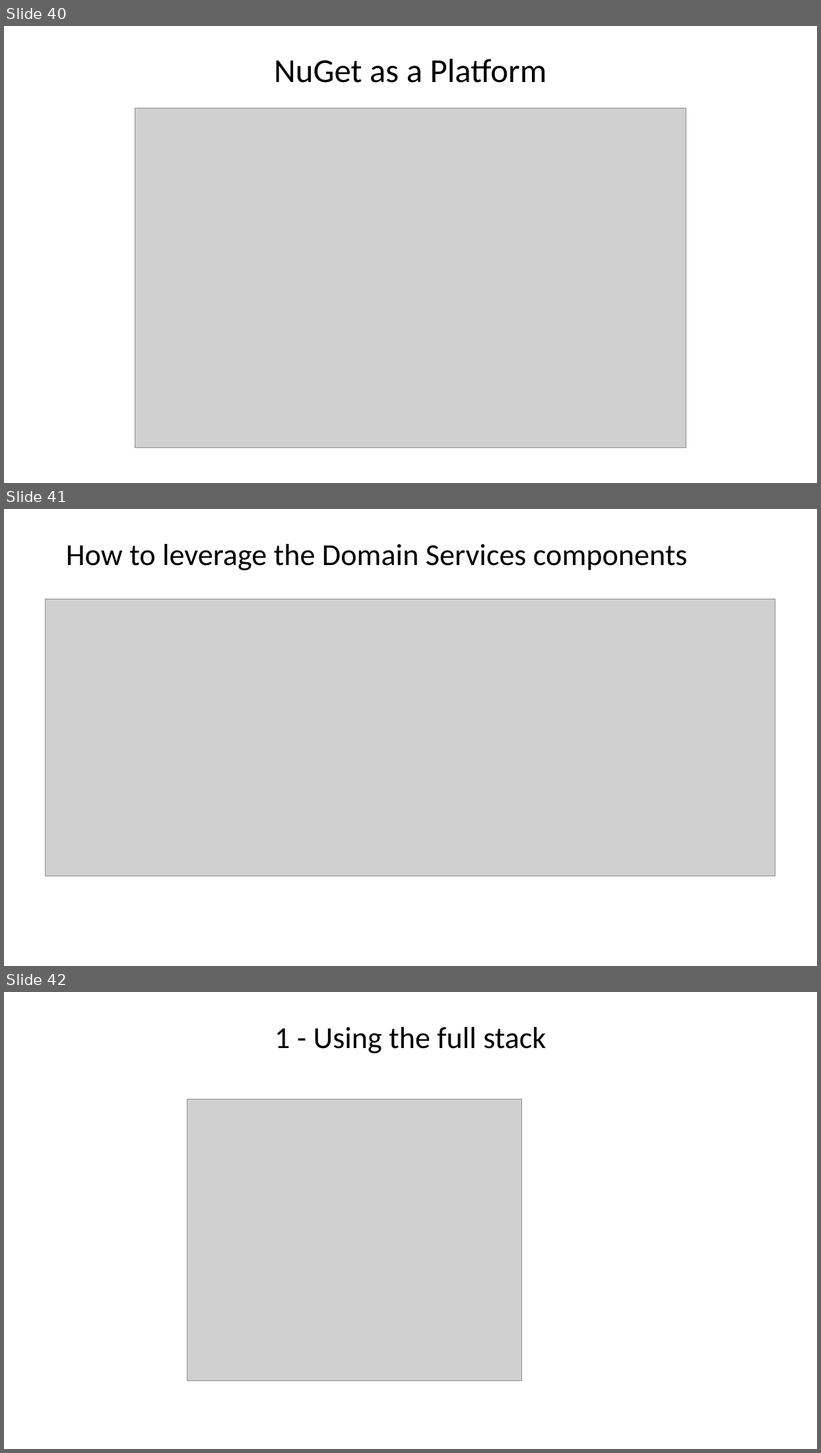
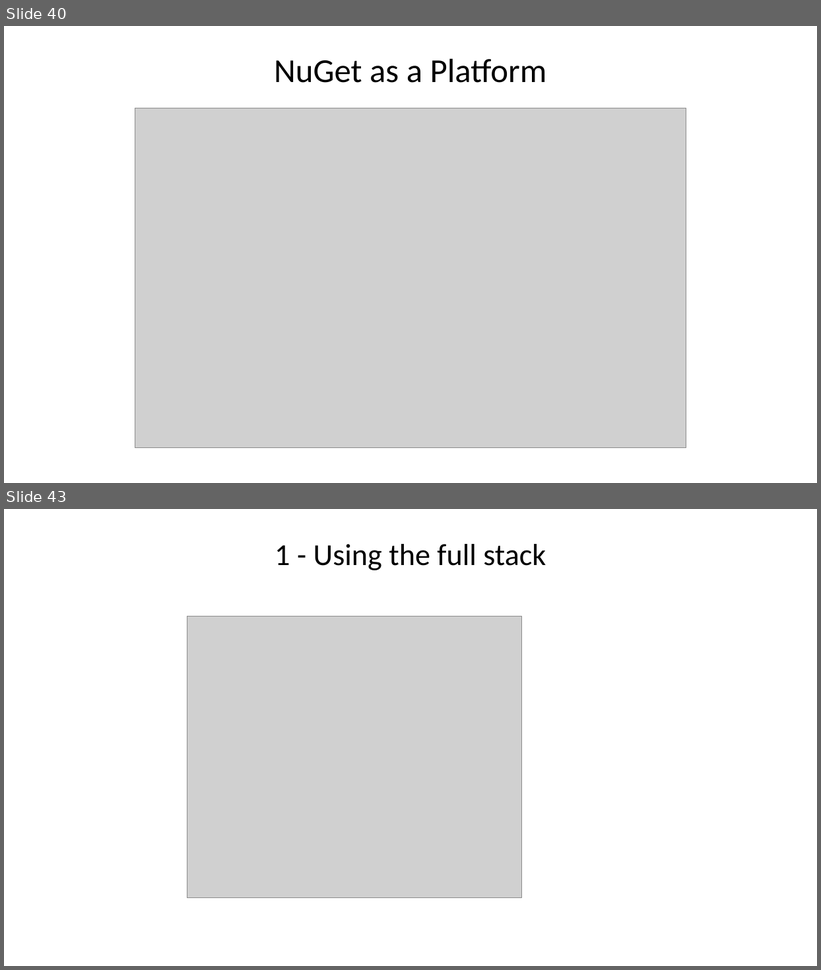
Before and after one commit to DHI/DomainServicesCourse, a slide deck: Presentations/DS-course-1-introduction.pptx. Shown one above the other, each under a label of ours: slides 40, 41 and 42 before the commit, slides 40 and 43 after it; the slides between them are not shown. The pictures are 821x1453 and 821x970 pixels, drawn with LibreOffice and Linux fonts; fonts in the diff are those of the drawing; grey boxes stand for pictures. Boxes give left, top, right and bottom in pixels: in the first picture for what was removed or moved away, otherwise in the second. Text is boxed around its words. In the diff, an @@ line names an element or a change of style, - is before the commit and + after.

```diff
--- a/Presentations/DS-course-1-introduction.pptx
+++ b/Presentations/DS-course-1-introduction.pptx
@@ slide 41 removed at bbox=[4, 509, 817, 966], background #FFFFFF @@
@@ title removed at bbox=[66, 544, 688, 570] @@
-How to leverage the Domain Services components
@@ picture removed at bbox=[46, 599, 776, 876] @@
@@ what was slide 42 is now slide 43 @@
```
Also in this commit, not shown: 5 slides changed, 5 slides added, 3 other slides removed.
